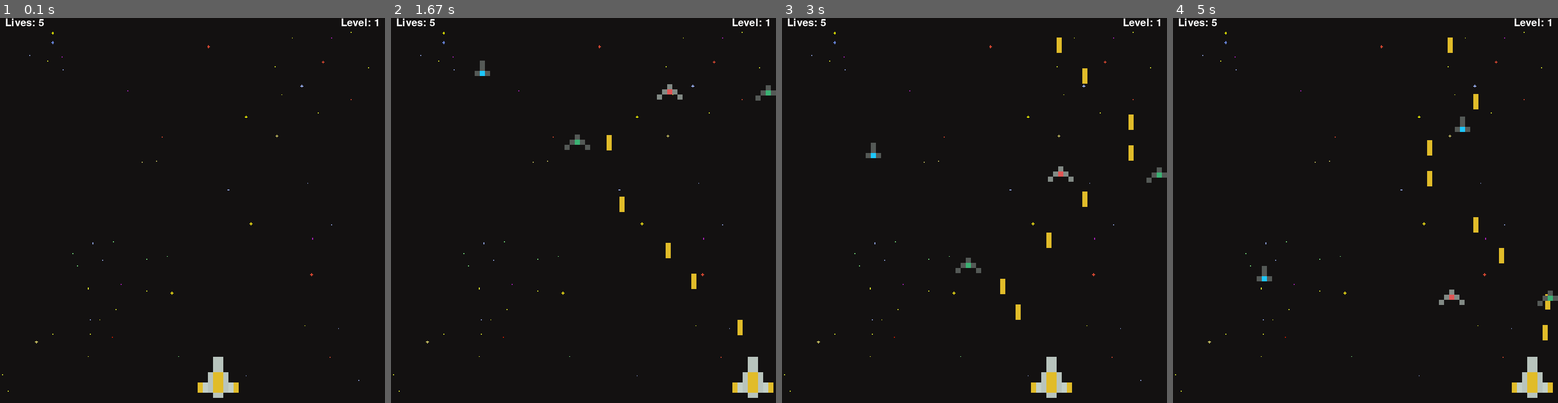
Above: before the commit, frames 1-4 (left to right).
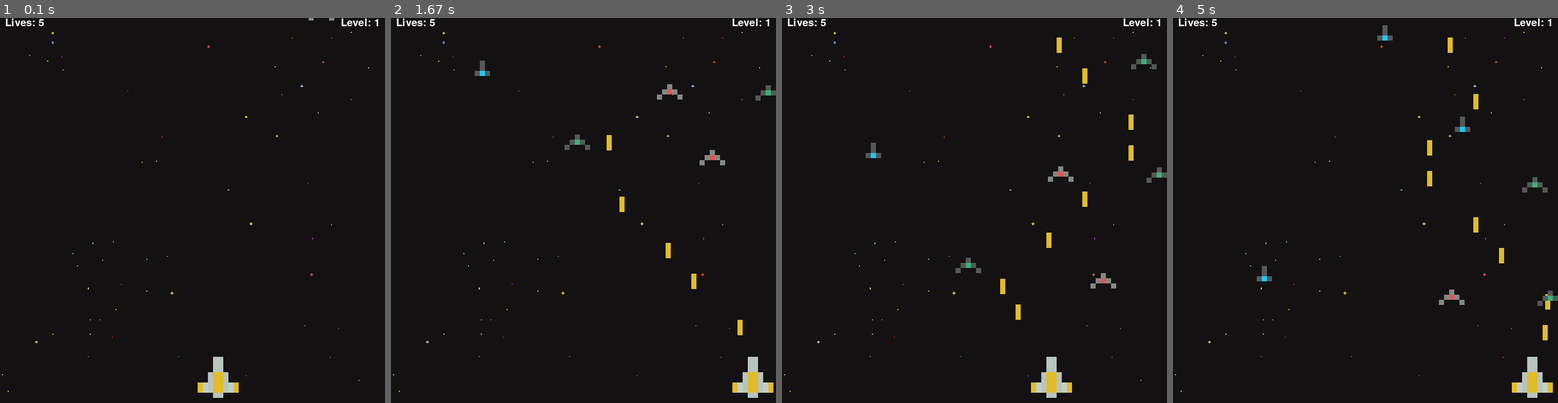
Above: after the commit, the same moments.

Repository: AmirmasoudCS/Pygame-Course
Game: pygame game, started from project_03/main.py
The game is run twice, just before and just after one commit, with the same random seed, the same clock (stepped at 60 frames per second) and the same inputs.
Inputs:
- Up to frame 1 (0.1 s): no input
- Up to frame 2 (1.67 s): tap Space at 0.33, 0.73, 1.03, 1.23, 1.53 s; hold Right 0.67-1.13 s; hold Right 1.17-1.63 s
- Up to frame 3 (3 s): hold Left 1.67-2.2 s; tap Space at 1.73, 2.03, 2.3, 2.6, 2.73 s; hold Left 2.23-2.63 s; hold Right from 2.67 s (still down)
- Up to frame 4 (5 s): tap Space at 3.03, 3.4, 3.7, 3.9, 4.2, 4.4, 4.7, 4.9 s; release Right at 3.3 s; hold Left 3.33-3.8 s; hold Right 3.83-4.3 s; hold Right 4.33-4.8 s; hold Left from 4.83 s (still down)

The runs differ from the first frame. In frame 1, less than 0.1% of the frame differs, in the area x 80-87%, y 0-1%; in frame 2, 0.1%; in frame 3, 0.2%, in the area x 80-98%, y 9-71%; in frame 4, 0.2%.

Commit message:
Spawning enemies randomly in a short random period of time

Diff:
--- a/project_03/main.py
+++ b/project_03/main.py
@@ -288,6 +288,8 @@
 
 def main():
 
+    spawn_timer = 0
+
     run = True
 
     level = 1
@@ -374,6 +376,22 @@
 
     while run:
 
+        spawn_timer -= 1
+
+        if spawn_timer <= 0:
+
+            x = random.randint(0, WIDTH - 50)
+
+            enemy = Enemy(
+                x,
+                -50
+            )
+
+            enemies.append(enemy)
+
+            # Spawn another enemy in 1-3 seconds
+            spawn_timer = random.randint(60, 180)
+
         clock.tick(FPS)
 
         # Events
